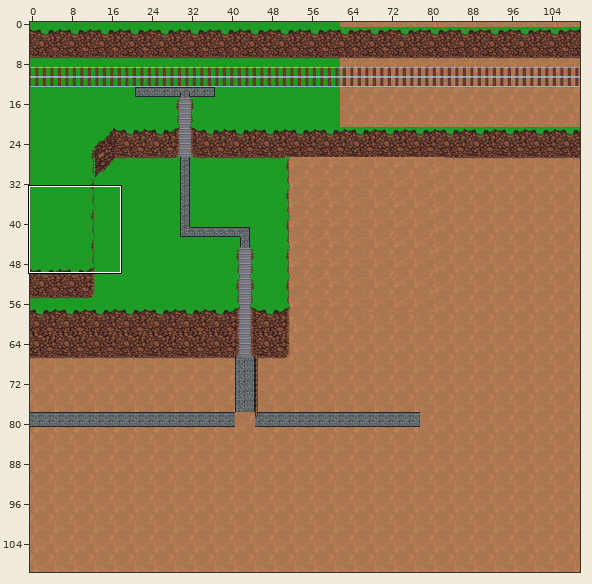
Tiled map -- SecretProject/SecretProject/bin/DesktopGL/AnyCPU/Debug/Content/Map/Town.tmx. The picture above shows the old version from afar; the outline marks the close-up.
Close-up. Before the edit:
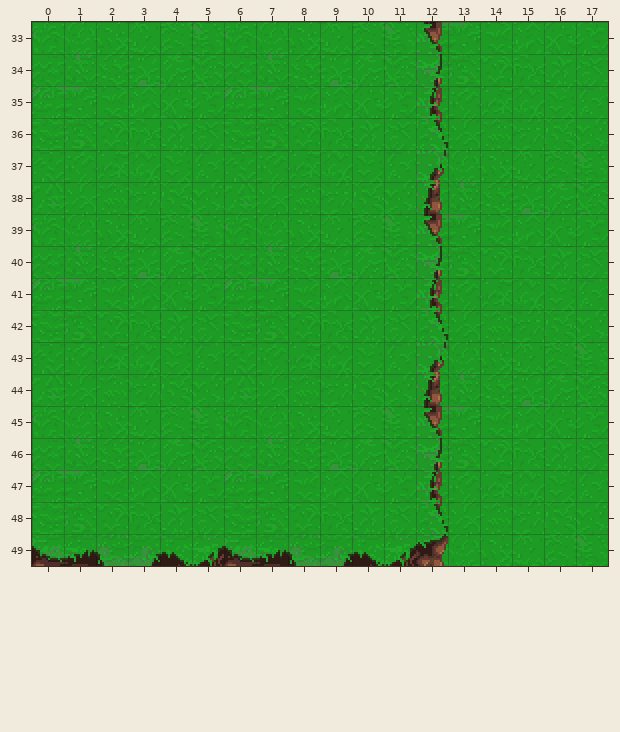
Cells are 16x16 px. Shown: x 0..17, y 33..49. The commit also changed other parts of the map, which this record leaves out.
And afterwards:
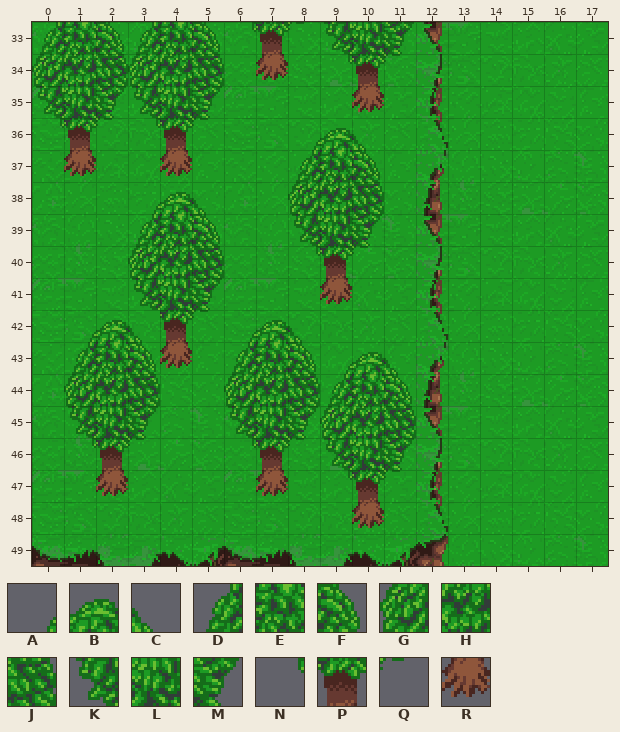
Key: from "MasterSpriteSheet": A 2462, B 2463, C 2464, D 2562, E 2563, F 2564, G 2662, H 2663, J 2664, K 2762, L 2763, M 2764, N 2862, P 2863, Q 2864, R 2963.
_ is an empty cell.
From old to new:
{"where": "layer \"buildings\""}
{"y":33,"x":0,"old":"____________","new":"DEFDEFNPQKLM"}
{"y":34,"x":0,"old":"______","new":"GHJGHJ"}
{"y":34,"x":7,"old":"_","new":"R"}
{"y":34,"x":9,"old":"___","new":"NPQ"}
{"y":35,"x":0,"old":"______","new":"KLMKLM"}
{"y":35,"x":10,"old":"_","new":"R"}
{"y":36,"x":0,"old":"______","new":"NPQNPQ"}
{"y":36,"x":8,"old":"___","new":"ABC"}
{"y":37,"x":1,"old":"_","new":"R"}
{"y":37,"x":4,"old":"_","new":"R"}
{"y":37,"x":8,"old":"___","new":"DEF"}
{"y":38,"x":3,"old":"___","new":"ABC"}
{"y":38,"x":8,"old":"___","new":"GHJ"}
{"y":39,"x":3,"old":"___","new":"DEF"}
{"y":39,"x":8,"old":"___","new":"KLM"}
{"y":40,"x":3,"old":"___","new":"GHJ"}
{"y":40,"x":8,"old":"___","new":"NPQ"}
{"y":41,"x":3,"old":"___","new":"KLM"}
{"y":41,"x":9,"old":"_","new":"R"}
{"y":42,"x":1,"old":"________","new":"ABCPQABC"}
{"y":43,"x":1,"old":"____","new":"DEFR"}
{"y":43,"x":6,"old":"______","new":"DEFABC"}
{"y":44,"x":1,"old":"___","new":"GHJ"}
{"y":44,"x":6,"old":"______","new":"GHJDEF"}
{"y":45,"x":1,"old":"___","new":"KLM"}
{"y":45,"x":6,"old":"______","new":"KLMGHJ"}
{"y":46,"x":1,"old":"___","new":"NPQ"}
{"y":46,"x":6,"old":"______","new":"NPQKLM"}
{"y":47,"x":2,"old":"_","new":"R"}
{"y":47,"x":7,"old":"_","new":"R"}
{"y":47,"x":9,"old":"___","new":"NPQ"}
{"y":48,"x":10,"old":"_","new":"R"}
